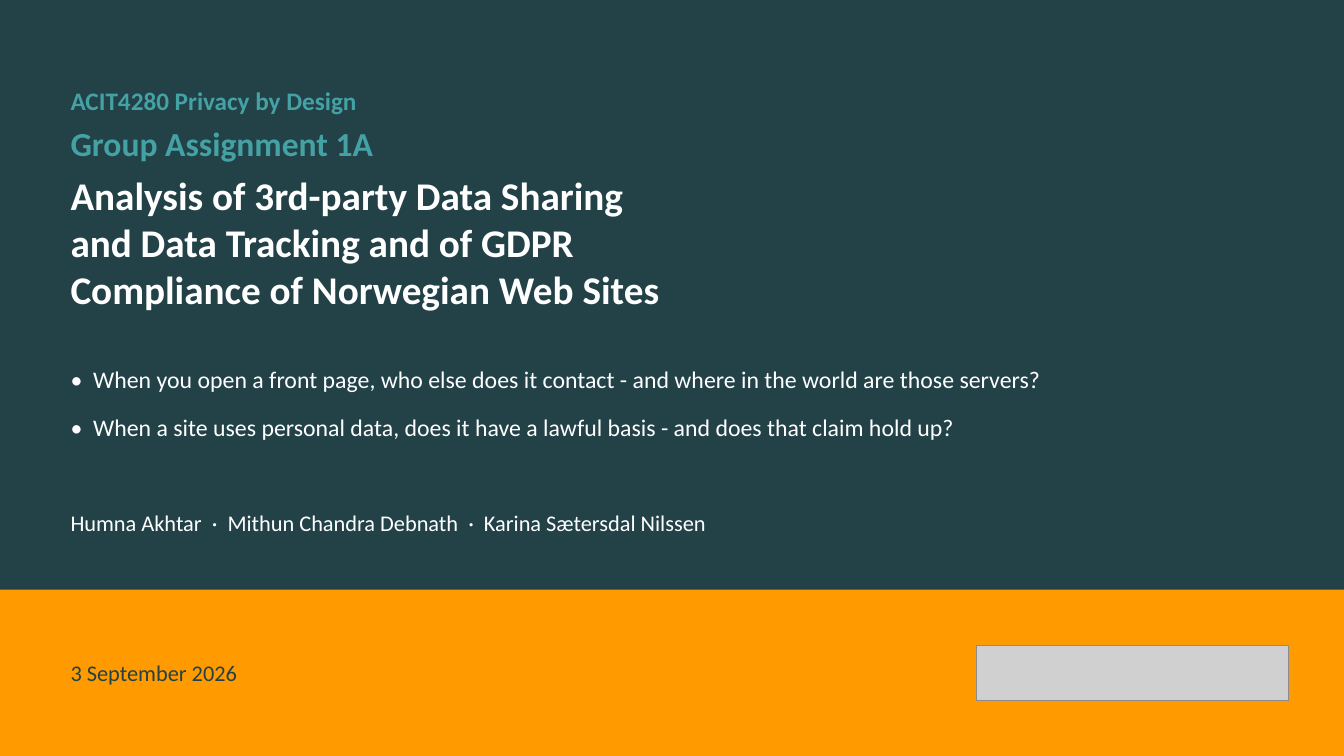
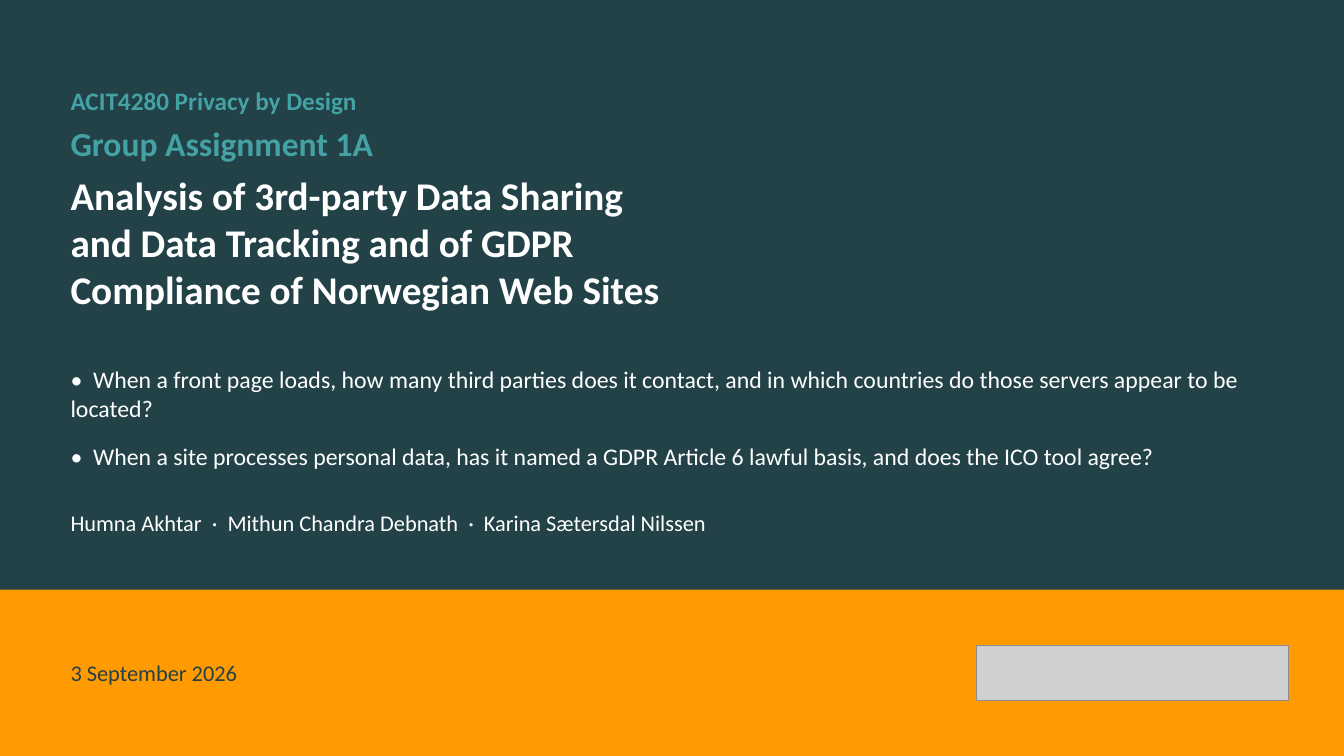
Before and after one commit to kasa031/Bacheloroppgave, a slide deck: slide 1 of ACIT4280_1A_presentation.pptx. Drawn at 1344x756 pixels with LibreOffice and Linux fonts; fonts in the diff are those of the drawing; grey boxes stand for pictures. Boxes give left, top, right and bottom in pixels: in the first picture for what was removed or moved away, otherwise in the second. Text is boxed around its words. In the diff, an @@ line names an element or a change of style, - is before the commit and + after.

```diff
--- a/ACIT4280_1A_presentation.pptx
+++ b/ACIT4280_1A_presentation.pptx
@@ text at (71,371,1237,469): text changed @@
-• When you open a front page, who else does it contact - and where in the world are those servers?
-• When a site uses personal data, does it have a lawful basis - and does that claim hold up?
+• When a front page loads, how many third parties does it contact, and in which countries do those servers appear to be located?
+• When a site processes personal data, has it named a GDPR Article 6 lawful basis, and does the ICO tool agree?
```
Also in this commit, not shown: 13 other slides changed, 4 other files.
